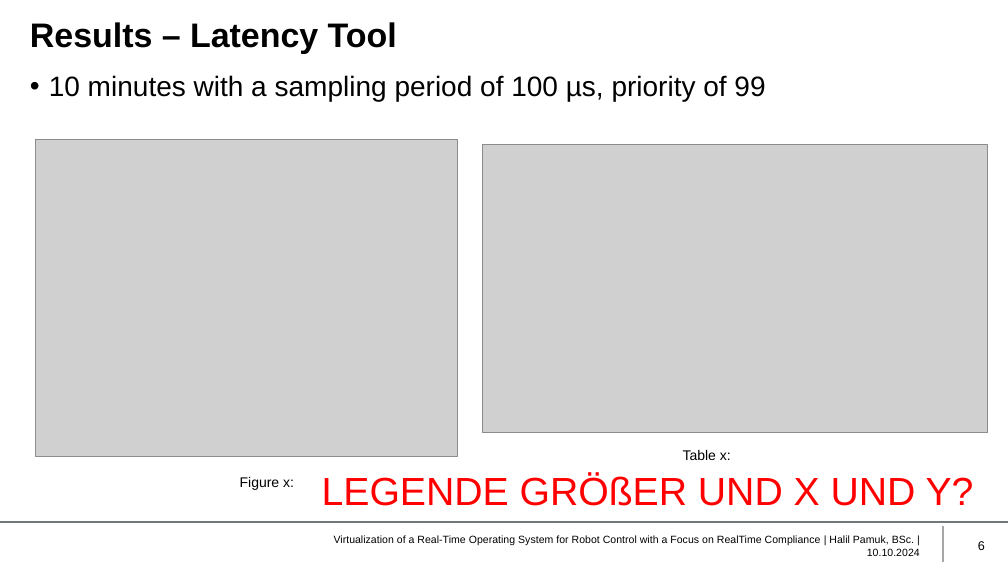
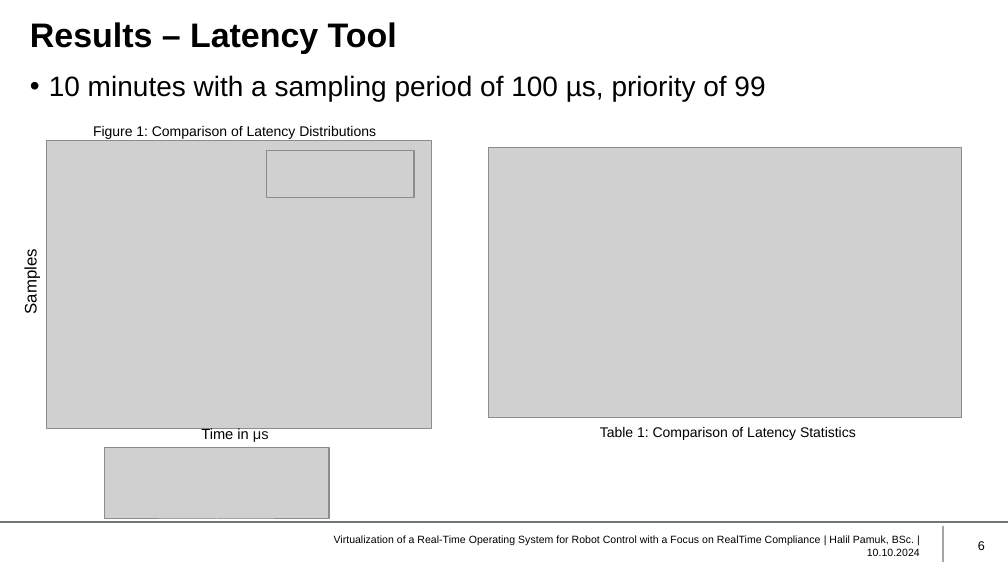
Before and after one commit to HIP24/Masterarbeit, a slide deck: slide 6 of Masterprüfung/Presentation/Presentation.pptx. Drawn at 1008x567 pixels with LibreOffice and Linux fonts; fonts in the diff are those of the drawing; grey boxes stand for pictures; background and template pictures are left out. Boxes give left, top, right and bottom in pixels: in the first picture for what was removed or moved away, otherwise in the second. Text is boxed around its words. In the diff, an @@ line names an element or a change of style, - is before the commit and + after.

```diff
--- a/Masterprüfung/Presentation/Presentation.pptx
+++ b/Masterprüfung/Presentation/Presentation.pptx
@@ picture: place and size @@
-picture at <box>35,140,458,457</box>
+picture at <box>47,140,431,428</box>
@@ text at <box>93,126,376,139</box>: text changed @@
-Figure x:
+Figure 1: Comparison of Latency Distributions
@@ picture: place and size @@
-picture at <box>483,144,987,432</box>
+picture at <box>489,147,962,417</box>
@@ picture added at <box>267,150,414,198</box> @@
@@ text added at <box>21,255,40,312</box>, 12 pt, text #000000 @@
+Samples
@@ picture added at <box>105,448,329,519</box> @@
@@ text added at <box>201,427,269,442</box>, 10.5 pt, text #000000 @@
+Time in μs
@@ text at <box>600,427,856,440</box>: text changed @@
-Table x:
+Table 1: Comparison of Latency Statistics
@@ text removed at <box>322,474,783,506</box> @@
-LEGENDE GRÖßER UND X UND Y?
```
Also in this commit, not shown: 5 other slides changed, 1 other file.
